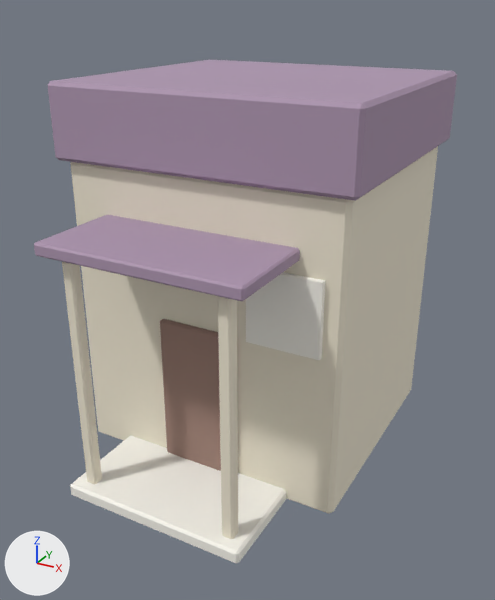
Renders of the glTF model game/art/world/house_c.glb from each side of a commit.
The view is the same before and after, from a 50 mm lens placed at (2.69, -4.83, 3.77), pointed at (0.1, -0.12, 1.42). The lights are fixed; the arrows at lower left show +X, +Y and +Z. The first picture is the older version. Vertices at exactly the same position are counted once.

Before the edit, the objects in view are built like this:
```python
me_cube = bpy.data.meshes.new('Cube')
me_cube.from_pydata(...)  # 176 vertices, 320 faces; spans x -1.27..1.27, y -1.54..1.54, z 0.0..3.2
# faces by material slot: [132, 88, 56, 44]
me_cube.materials.append(mat_mat_house_c_stucco)  # pale yellow #f1e9d4
me_cube.materials.append(mat_mat_house_c_roof)  # grey #ad96af
me_cube.materials.append(mat_mat_house_c_trim)  # white #fbf9f0
me_cube.materials.append(mat_mat_house_c_door)  # beige #a08176
ob_house_c = bpy.data.objects.new('house_c', me_cube)
ob_house_c.location = (0.0, 0.0, 0.0)
```
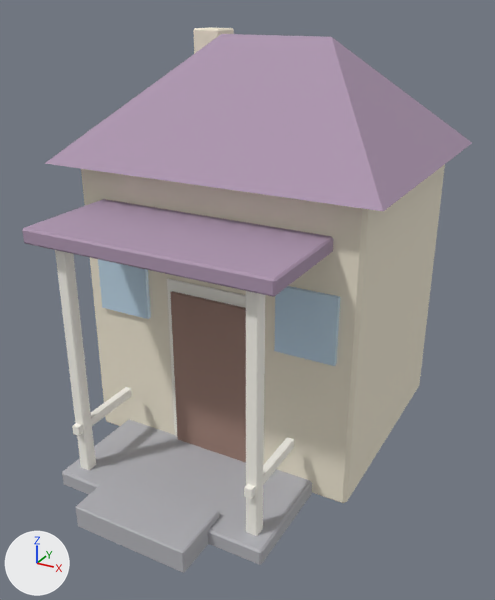
Pixel boxes [x1, y1, x2, y2] of what changed, in the pictures (495 x 600 px; the box of a moved part takes in the faces that stretch with it):
'house_c', reshaped (6% wider, 9% taller): before [34, 60, 457, 563]; after [22, 27, 472, 573]
part 1 of me_cube, moved or reshaped: before [70, 146, 438, 514]; after [81, 164, 445, 503]
part 2 of me_cube, moved or reshaped: before [34, 215, 300, 301]; after [22, 199, 334, 297]
part 3 of me_cube, moved or reshaped: before [70, 435, 287, 563]; after [62, 420, 312, 565]
part 4 of me_cube, moved or reshaped: before [48, 60, 457, 201]; after [76, 472, 219, 573]
part 5 of me_cube, moved or reshaped: before [62, 262, 102, 484]; after [55, 250, 96, 470]
part 6 of me_cube, moved or reshaped: before [218, 296, 238, 539]; after [246, 291, 265, 536]
part 7 of me_cube, added: after [72, 387, 132, 436]
part 8 of me_cube, added: after [244, 437, 294, 499]
part 9 of me_cube, added: after [167, 278, 246, 437]
part 10 of me_cube, added (beige): after [170, 291, 246, 463]
part 11 of me_cube, added (blue): after [98, 259, 151, 319]
part 12 of me_cube, added (blue): after [274, 286, 340, 366]
part 13 of me_cube, added (pale yellow): after [193, 27, 234, 54]
part 14 of me_cube, deleted (beige): before [160, 319, 221, 471]
part 15 of me_cube, deleted: before [246, 272, 325, 360]
part 16 of me_cube, added: after [45, 34, 472, 211]

Edits to the bpy script that builds the scene:
```text
Change me_cube:
    verts and faces of me_cube; kept vertices keep their numbers, new ones are numbered from 176
    remove me_cube.from_pydata(...)  # 176 vertices, 320 faces; spans x -1.27..1.27, y -1.54..1.54, z 0.0..3.2
    add me_cube.from_pydata(...)  # 222 vertices, 388 faces; spans x -1.42..1.42, y -1.79..1.79, z 0.0..3.53
    me_cube part 1: the loose piece of 24 vertices spanning x -1.2..1.2, y -0.74..1.46, z 0.0..2.6 is scaled about its middle by (1.05, 0.98, 0.983), then moved by (0.0, 0.15, -0.03)
    me_cube part 2: the loose piece of 24 vertices spanning x -0.85..0.85, y -1.54..-0.54, z 2.1..2.2 is scaled about its middle by (1.21, 1.15, 1.24), then moved by (0.0, 0.15, 0.05)
    me_cube part 3: the loose piece of 24 vertices spanning x -0.8..0.8, y -1.54..-0.64, z 0.0..0.12 is scaled about its middle by (1.19, 1.18, 1.26), then moved by (0.0, 0.15, 0.01), in mat_mat_house_c_step (grey #b3b3b8)
    me_cube part 4: the loose piece of 24 vertices spanning x -1.27..1.27, y -0.81..1.54, z 2.6..3.2 is scaled about its middle by (0.393, 0.211, 0.333), then moved by (0.0, -1.9, -2.8), in mat_mat_house_c_step (grey #b3b3b8)
    me_cube part 5: the loose piece of 24 vertices spanning x -0.7..-0.6, y -1.44..-1.34, z 0.06..2.06 is scaled about its middle by (1.07, 1.07, 1.03), then moved by (-0.15, 0.1, 0.04), in mat_mat_house_c_trim (white #fbf9f0)
    me_cube part 6: the loose piece of 24 vertices spanning x 0.6..0.7, y -1.44..-1.34, z 0.06..2.06 is scaled about its middle by (1.07, 1.07, 1.03), then moved by (0.15, 0.1, 0.04), in mat_mat_house_c_trim (white #fbf9f0)
    me_cube part 7: a new loose piece, a box spanning x -0.83..-0.77, y -1.388..-0.688, z 0.51..0.59, in mat_mat_house_c_trim (white #fbf9f0)
    me_cube part 8: a new loose piece, a box spanning x 0.77..0.83, y -1.388..-0.688, z 0.51..0.59, in mat_mat_house_c_trim (white #fbf9f0)
    me_cube part 9: a new loose piece, a box spanning x -0.4..0.4, y -0.577..-0.538, z 0.125..1.675, in mat_mat_house_c_trim (white #fbf9f0)
    me_cube part 10: a new loose piece, a box spanning x -0.35..0.35, y -0.607..-0.548, z 0.125..1.575, in mat_mat_house_c_door (beige #a08176)
    me_cube part 11: a new loose piece, a box spanning x -1.1..-0.6, y -0.597..-0.558, z 1.275..1.825, in mat_mat_house_c_glass (blue #c4dded)
    me_cube part 12: a new loose piece, a box spanning x 0.6..1.1, y -0.597..-0.558, z 1.275..1.825, in mat_mat_house_c_glass (blue #c4dded)
    me_cube part 13: a new loose piece of 24 vertices spanning x -0.99..-0.71, y 0.82..1.1, z 2.78..3.53, in mat_mat_house_c_stucco (pale yellow #f1e9d4)
    me_cube part 14: the loose piece of 24 vertices spanning x -0.35..0.35, y -0.79..-0.73, z 0.0..1.4 is deleted
    me_cube part 15: the loose piece of 8 vertices spanning x 0.45..1.05, y -0.78..-0.73, z 1.4..2.0 is deleted
    me_cube part 16
    add verts[176] = (-1.42, -0.76, 2.55)  # pixel (44, 163)
    add verts[177] = (1.42, -0.76, 2.55)  # pixel (383, 211)
    add verts[178] = (1.42, 1.79, 2.55)  # pixel (472, 142)
    add verts[179] = (-1.42, 1.79, 2.55)
    add verts[180] = (-0.5, 0.51, 3.5)  # pixel (221, 33)
    add verts[181] = (0.5, 0.51, 3.5)  # pixel (331, 36)
    add faces += [(176, 177, 181), (176, 181, 180), (177, 178, 181), (178, 179, 180), (178, 180, 181), (176, 180, 179)]  # mat_mat_house_c_roof (grey #ad96af)
    add faces += [(176, 179, 178), (176, 178, 177)]  # mat_mat_house_c_roof (grey #ad96af)
    add me_cube.materials.append(mat_mat_house_c_step)  # grey #b3b3b8
    add me_cube.materials.append(mat_mat_house_c_glass)  # blue #c4dded
```
